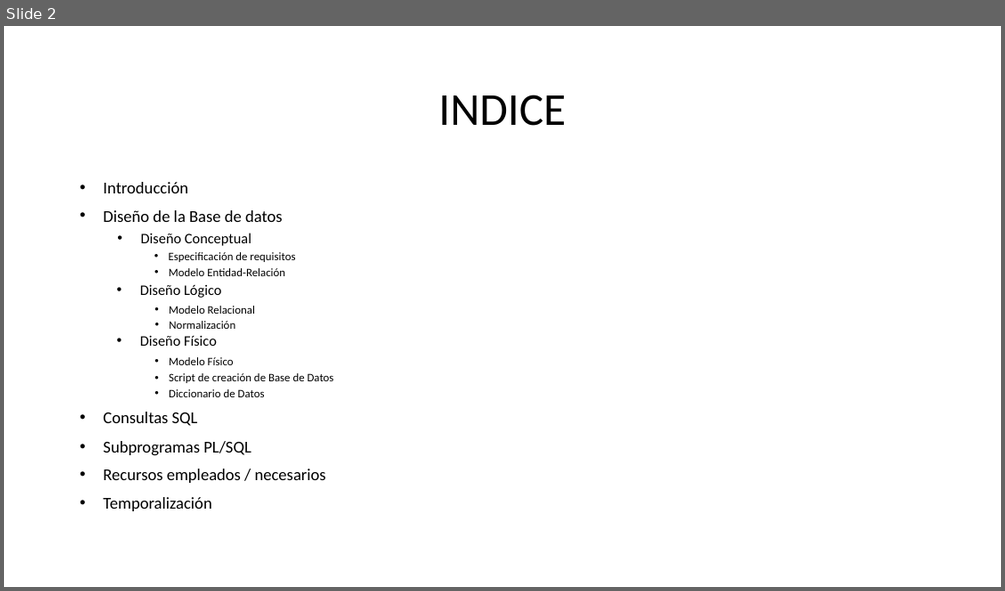
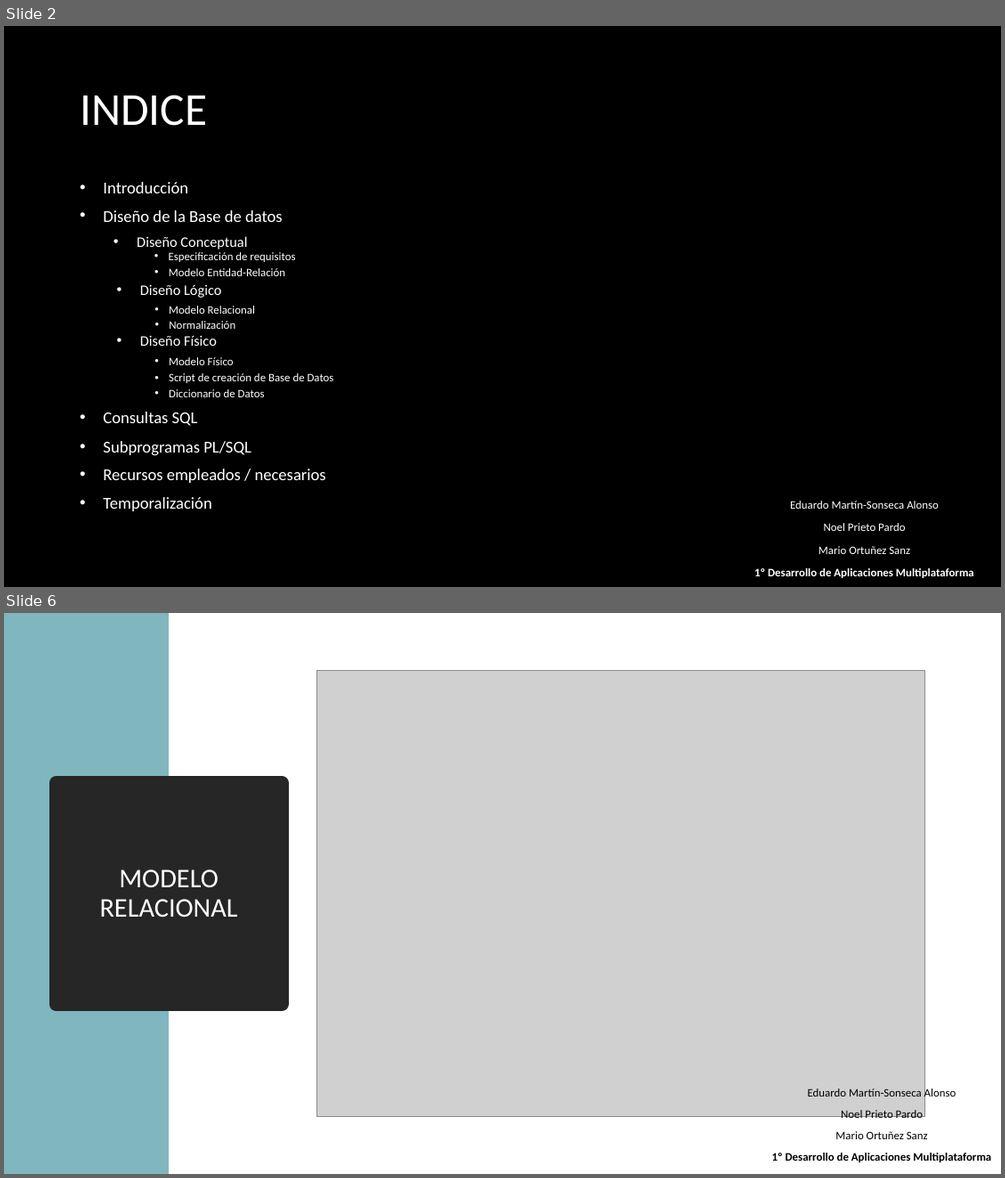
Before and after one commit to maraloeDev/Proyecto-de-Bases-de-Datos, a slide deck: Defensa proyecto intermodular.pptx. Shown one above the other, each under a label of ours: slide 2 before the commit, slides 2 and 6 after it; the slides between them are not shown. The pictures are 1005x591 and 1005x1178 pixels, drawn with LibreOffice and Linux fonts; fonts in the diff are those of the drawing; grey boxes stand for pictures; background and template pictures are left out. Boxes give left, top, right and bottom in pixels: in the first picture for what was removed or moved away, otherwise in the second. Text is boxed around its words. In the diff, an @@ line names an element or a change of style, - is before the commit and + after.

```diff
--- a/Defensa proyecto intermodular.pptx
+++ b/Defensa proyecto intermodular.pptx
@@ slide 6 added at (4,613,1001,1174), background #FFFFFF @@
@@ rectangle added at (4,613,169,1174), fill #80B6BE @@
@@ picture added at (317,671,924,1116) @@
@@ title added at (57,783,282,1004), fill #262626, outline #262626 13.75 pt, 26 pt, text #FFFFFF @@
+MODELO
+RELACIONAL
@@ text added at (772,1087,991,1162), 11 pt, text #000000 @@
+Eduardo Martín-Sonseca Alonso
+Noel Prieto Pardo
+Mario Ortuñez Sanz
+1º Desarrollo de Aplicaciones Multiplataforma
@@ slide 2 changed as well @@
@@ background #FFFFFF to picture (left out) @@
@@ title "INDICE" at (80,95,207,126): text colour #000000 to #FFFFFF; alignment centre to left @@
@@ text colour #000000 to #FFFFFF in 16 elements at (103,210,283,222), (103,182,188,193), (169,252,295,262), (169,268,285,276), (140,284,221,297), (169,305,255,313), (169,321,235,329), (140,335,217,346), (169,357,234,365), (169,373,334,383), (169,389,265,397), (103,411,198,426), (103,441,251,456), (103,468,326,483), (103,497,211,511), (137,236,247,249) @@
@@ text added at (754,500,974,578), 11 pt, text #FFFFFF @@
+Eduardo Martín-Sonseca Alonso
+Noel Prieto Pardo
+Mario Ortuñez Sanz
+1º Desarrollo de Aplicaciones Multiplataforma
```
Also in this commit, not shown: 1 other slide changed, 11 other slides added, 1 slide removed, 1 other file.
